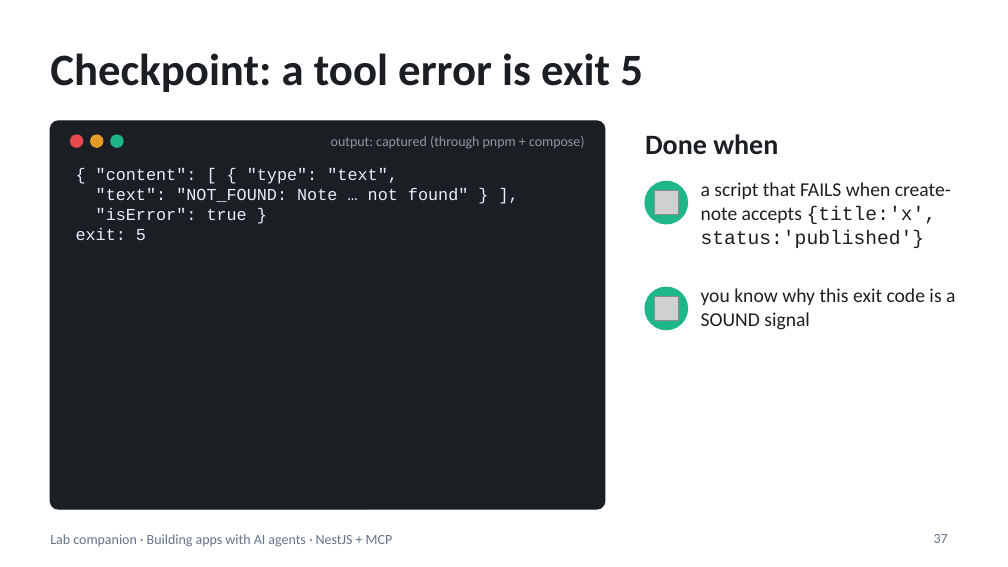
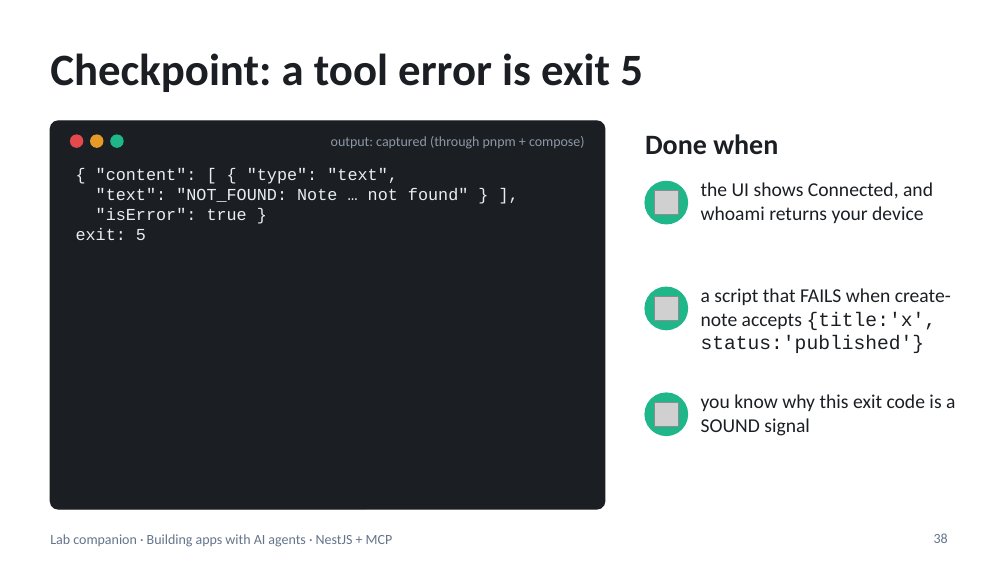
Before and after one commit to blazaga/ai-training-modules, a slide deck: slide 38 of docs/ai-agent-training/slides/lab-companion.pptx (slide 37 before the commit). Drawn at 1008x567 pixels with LibreOffice and Linux fonts; fonts in the diff are those of the drawing; grey boxes stand for pictures. Boxes give left, top, right and bottom in pixels: in the first picture for what was removed or moved away, otherwise in the second. Text is boxed around its words. In the diff, an @@ line names an element or a change of style, - is before the commit and + after.

```diff
--- a/docs/ai-agent-training/slides/lab-companion.pptx
+++ b/docs/ai-agent-training/slides/lab-companion.pptx
@@ text at <box>701,182,933,223</box>: text changed @@
-a script that FAILS when create-note accepts {title:'x', status:'published'}
+the UI shows Connected, and whoami returns your device
@@ text at <box>701,288,951,353</box>: text changed @@
-you know why this exit code is a SOUND signal
+a script that FAILS when create-note accepts {title:'x', status:'published'}
@@ ellipse added at <box>645,393,687,435</box>, fill #1FB68A, outline #1FB68A 1 pt @@
@@ picture added at <box>654,402,678,426</box> @@
@@ text added at <box>701,394,955,436</box>, 14 pt, text #1B1F24 @@
+you know why this exit code is a SOUND signal
@@ page number at <box>934,533,948,543</box>: text changed @@
-37
+38
```
Also in this commit, not shown: 1 other slide changed, 1 slide added, 9 other files.
